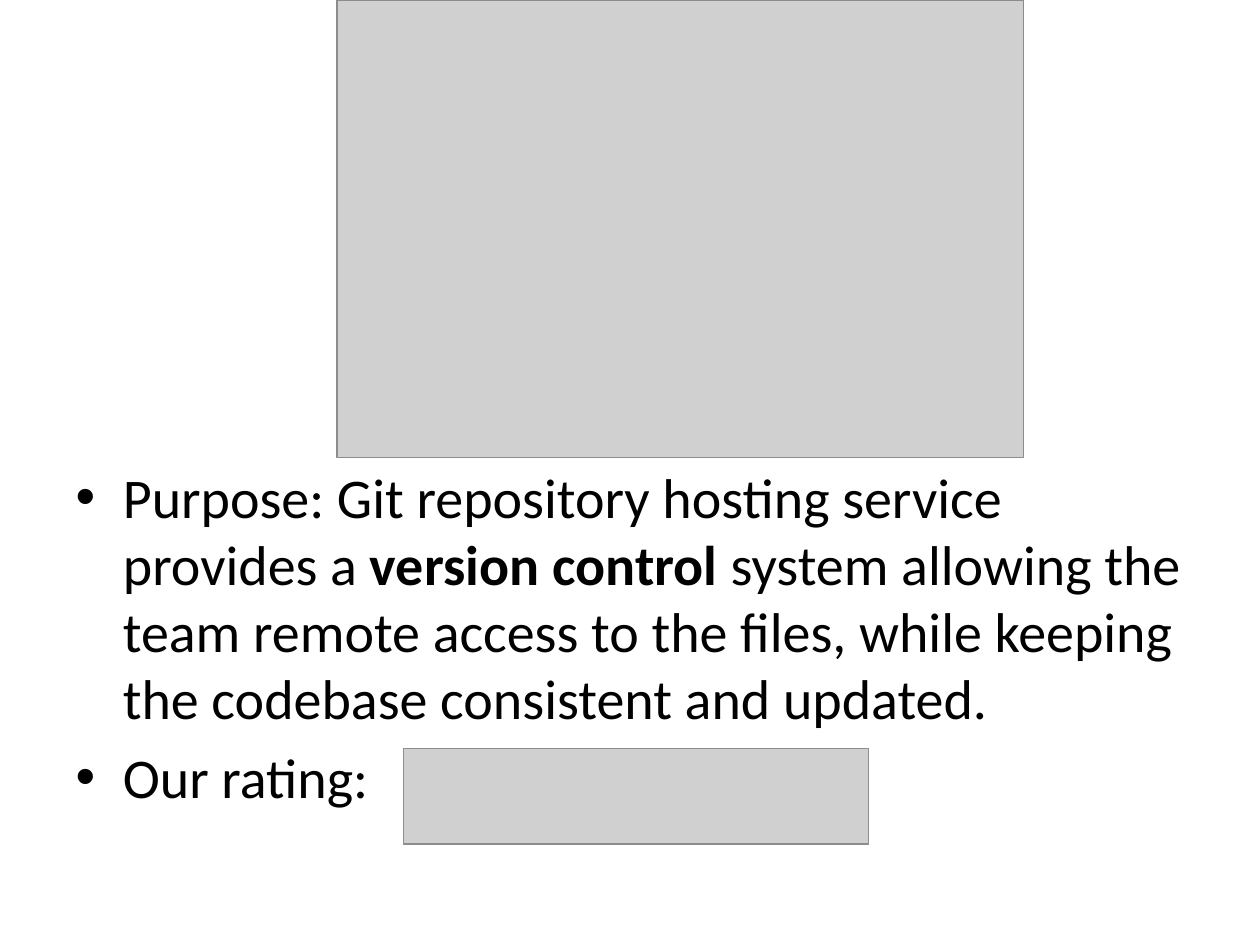
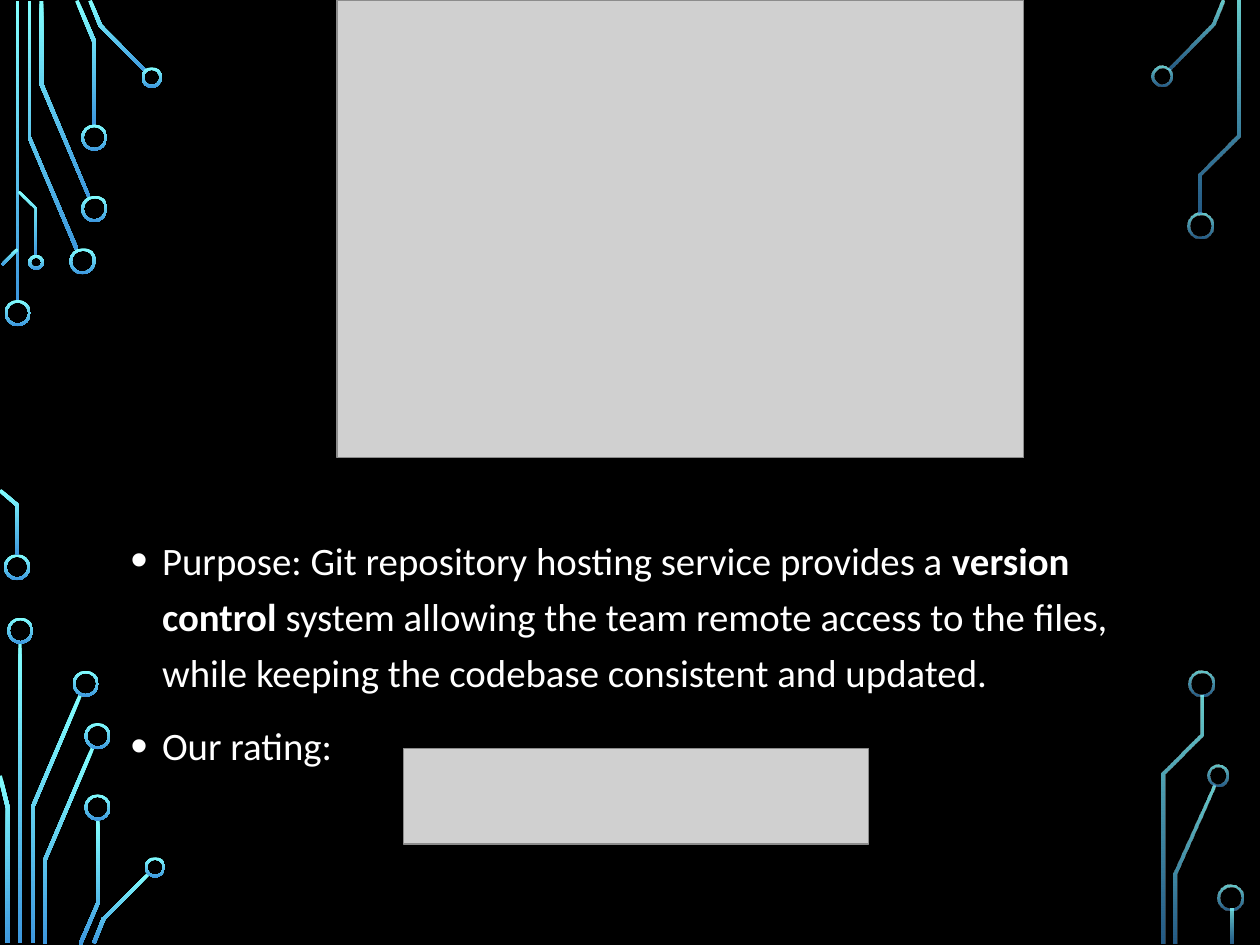
Before and after one commit to sperry94/ANST_Project, a slide deck: slide 3 of AOT2ProjectPresentation.pptx. Drawn at 1260x945 pixels with LibreOffice and Linux fonts; fonts in the diff are those of the drawing; grey boxes stand for pictures; background and template pictures are left out. Boxes give left, top, right and bottom in pixels: in the first picture for what was removed or moved away, otherwise in the second. Text is boxed around its words. In the diff, an @@ line names an element or a change of style, - is before the commit and + after.

Commit message:
Powerpoint edit
I just added a design to the powerpoint.

```diff
--- a/AOT2ProjectPresentation.pptx
+++ b/AOT2ProjectPresentation.pptx
@@ background #FFFFFF to picture (left out) @@
@@ text "Purpose: Git repository hosting service ...": place and size @@
-text "Purpose: Git repository hosting service ..." at (123, 479, 1180, 808)
+text "Purpose: Git repository hosting service ..." at (162, 548, 1108, 767)
@@ text "Purpose: Git repository hosting service ..." at (162, 548, 1108, 767): size 32 to 22.2 pt, text colour #000000 to #FFFFFF; indent changed; line spacing 1 to 1.2; more space between paragraphs @@
@@ group added at (0, 0, 1244, 945): 33 freeform shapes, 3 rectangles @@
```
Also in this commit, not shown: 10 other slides changed.
